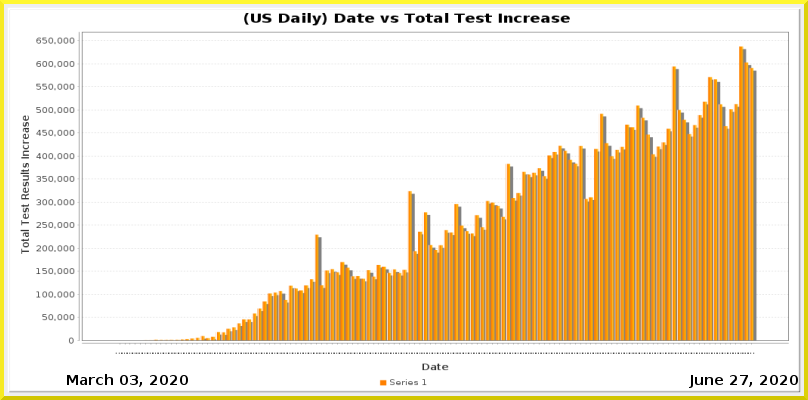
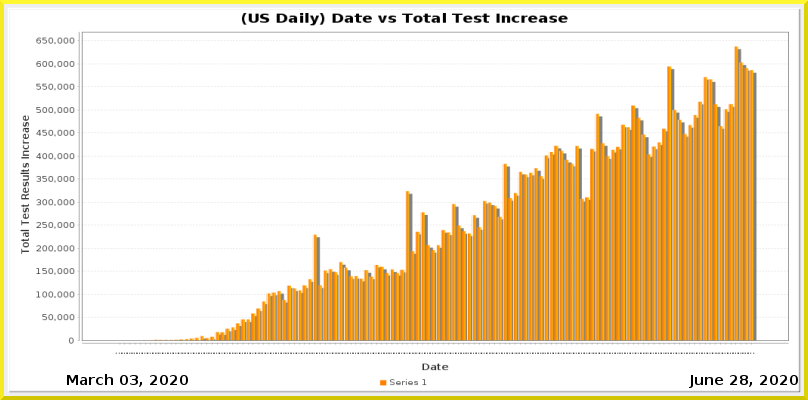
Layer changes from the first 808 x 400 image to the second:
painted on "Current Date" over [740, 375, 748, 385]
painted on "Date_vs_TestIncrease.png" over [124, 12, 757, 354]
